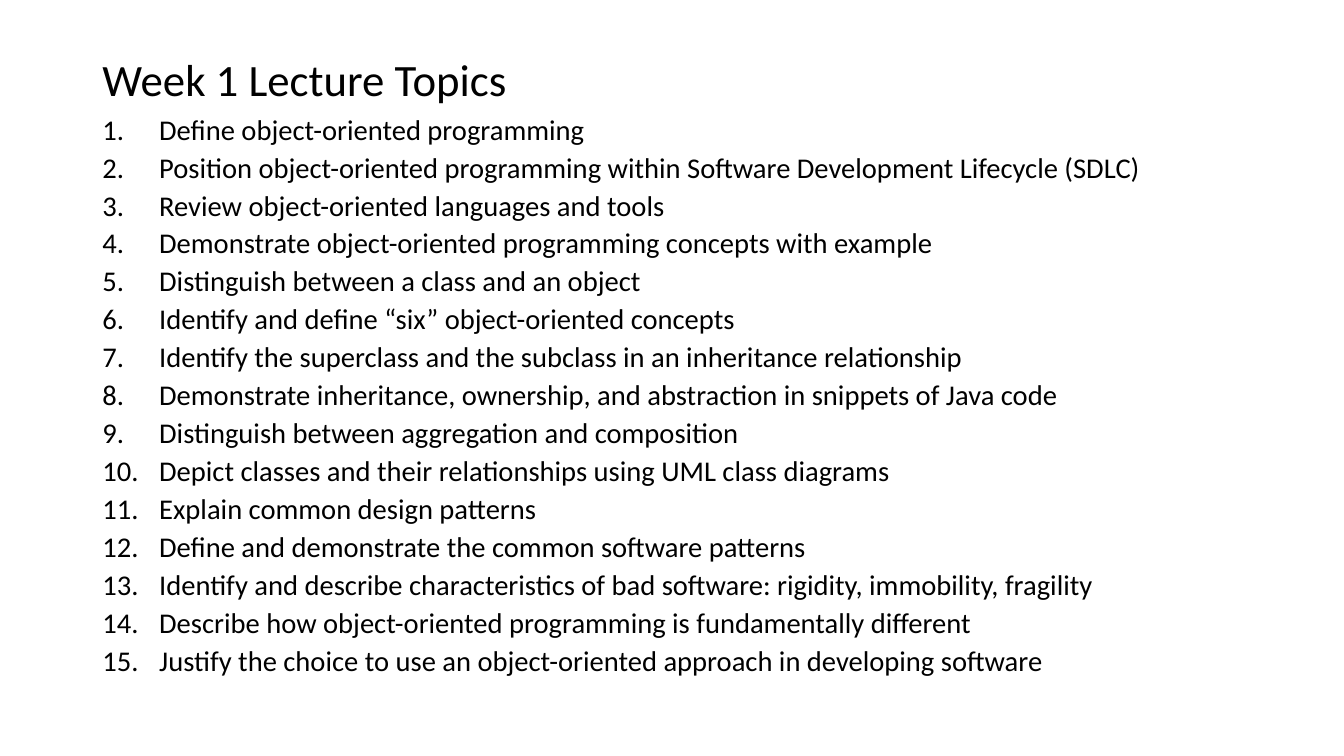
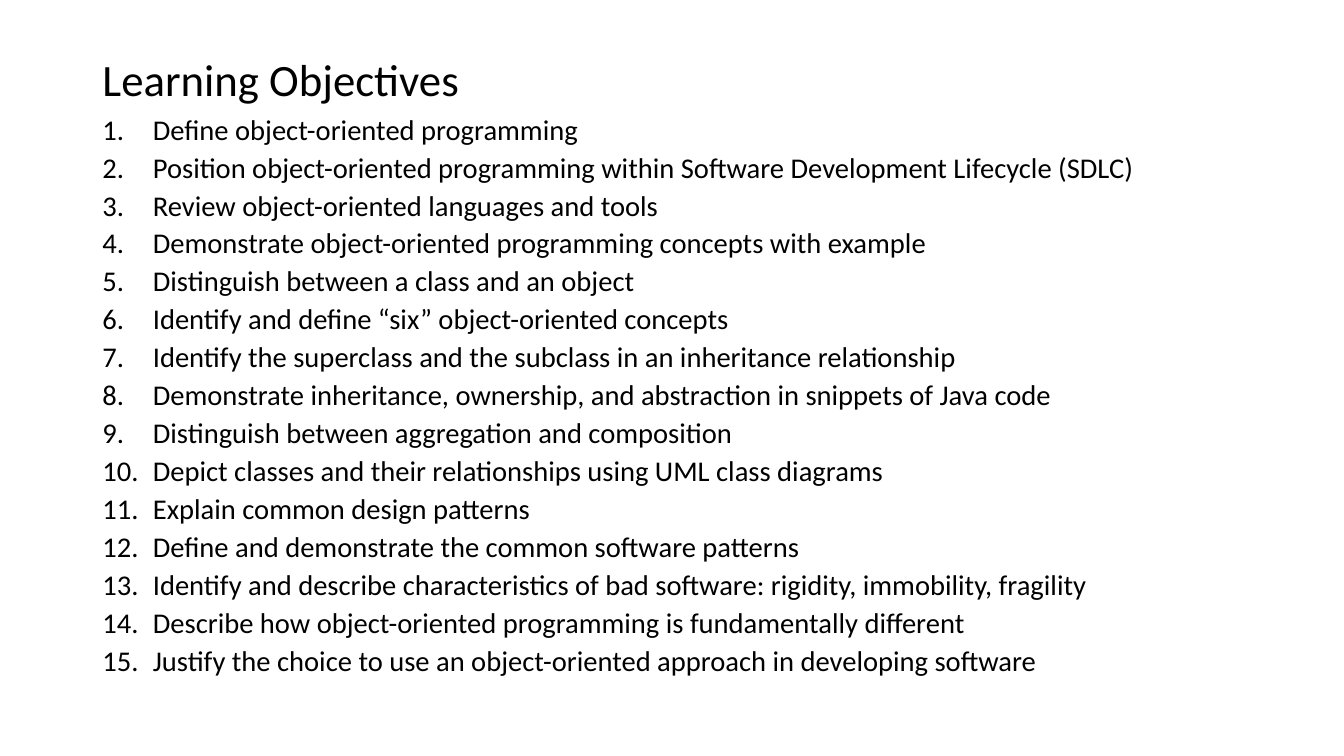
Before and after one commit to EricJPogue/www-epogue-info, a slide deck: slide 1 of CPSC-24500/Week01/2016SpringW01Slides.pptx. Drawn at 1344x756 pixels with LibreOffice and Linux fonts; fonts in the diff are those of the drawing. Boxes give left, top, right and bottom in pixels: in the first picture for what was removed or moved away, otherwise in the second. Text is boxed around its words. In the diff, an @@ line names an element or a change of style, - is before the commit and + after.

Commit message:
Add and update class files.

```diff
--- a/CPSC-24500/Week01/2016SpringW01Slides.pptx
+++ b/CPSC-24500/Week01/2016SpringW01Slides.pptx
@@ title at (x1=102, y1=65, x2=459, y2=104): text changed @@
-Week 1 Lecture Topics
+Learning Objectives
@@ text "Define object-oriented programming" at (x1=153, y1=120, x2=1133, y2=676): indent changed @@
```
Also in this commit, not shown: 7 other files.
